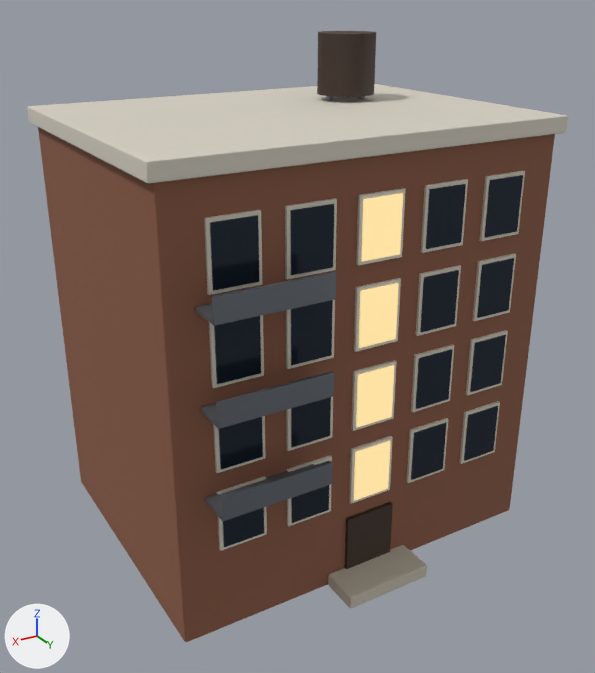
Before and after pictures for a commit that changed the glTF model SeatAtTheTable/public/assets/world/buildings/tenement.glb.
The view is the same before and after, from a 50 mm lens placed at (61.4, 105.1, 82.5), pointed at (1.1, 4.6, 32.3). The axes (+X, +Y, +Z) are drawn at lower left. The lights are the same throughout. The picture after the commit comes second. Where no turn or scale is listed for an object, it has been applied to the vertices.

Objects in the first picture: 'part-door', 'part-glass', 'part-glass-lit', 'part-metal', 'part-paint', 'part-stone', 'part-trim'.
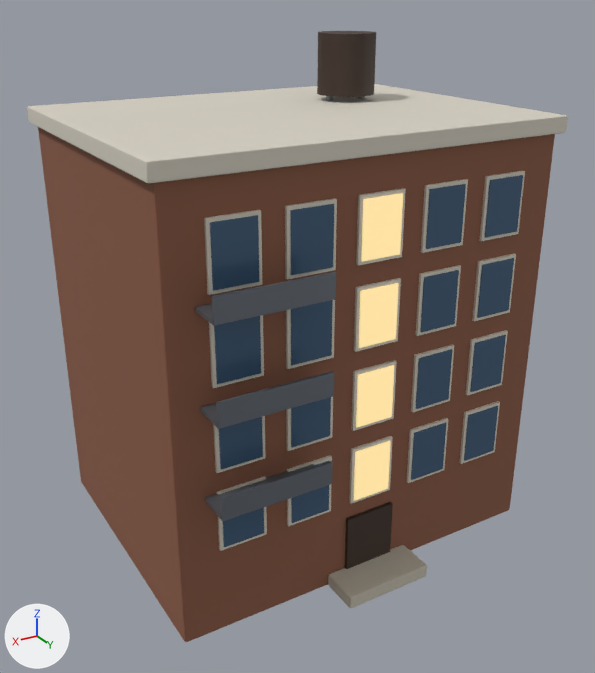
Location of each change, (x1, y1, x2, y2) in pixels of the pictures (595 x 673 px):
```json
{"object": "part-glass", "change": "recoloured", "before": [210, 175, 523, 547], "after": [210, 175, 523, 547], "on screen": "dark blue to blue"}
```

The change, as JSON lines over the scene's bpy script:
```json
{"op": "set", "path": "mat_glass.base_color", "old": "(0.0194, 0.0307, 0.0497)", "new": "(0.0595, 0.122, 0.209)", "note": "dark blue #26313f -> blue #45627e"}
```
